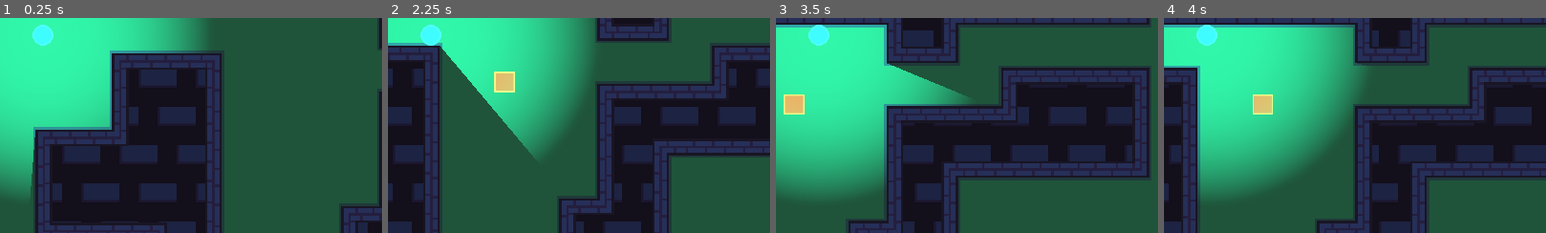
Above: before the commit, frames 1-4 (left to right).
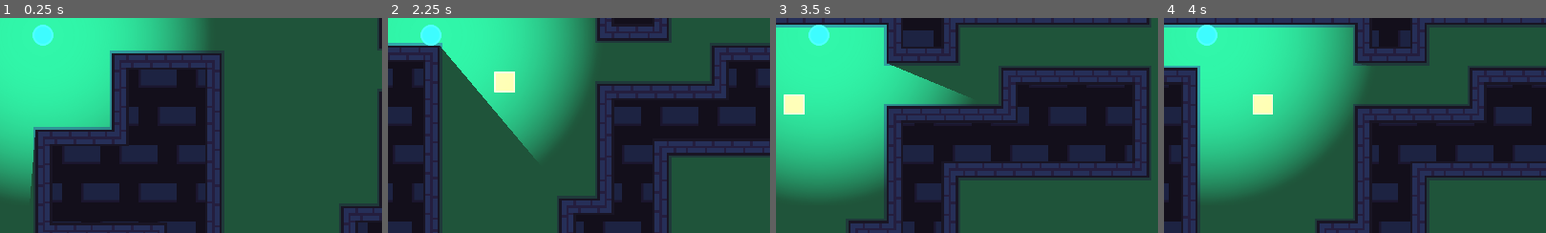
Above: after the commit, the same moments.

Repository: gdquest-demos/godot-mini-tuts-demos
Game: Godot game, scene res://Main.tscn
The game is run twice, just before and just after one commit, with the same random seed, the same clock (stepped at 60 frames per second) and the same inputs.
Inputs:
- Up to frame 1 (0.25 s): no input
- Up to frame 2 (2.25 s): tap Enter at 0.5 s; hold Right (ui_right) 0.53-1.28 s; hold Down (ui_down) 1.28-2.03 s; tap Space at 2 s; hold Right (ui_right) from 2.03 s (still down)
- Up to frame 3 (3.5 s): release Right (ui_right) at 2.78 s; hold Up (ui_up) from 2.78 s (still down)
- Up to frame 4 (4 s): tap Enter at 3.5 s; release Up (ui_up) at 3.53 s; hold Left (ui_left) from 3.53 s (still down)
The pictures show only the part of the screen within x 44-94%, y 46-96%; the shares and areas given below are measured in that part.

The runs differ from the first frame. In frame 1, less than 0.1% of the frame differs, in the area x 8-14%, y 3-13%; in frame 2, 0.6%, in the area x 8-34%, y 3-35%; in frame 3, 0.5%; in frame 4, 0.5%.

Commit message:
Update limited vision demo
Rename Assets folder
Simplify player code

Diff:
--- a/2d/limited-player-vision/Main.tscn
+++ b/2d/limited-player-vision/Main.tscn
@@ -1,9 +1,9 @@
 [gd_scene load_steps=38 format=2]
 
-[ext_resource path="res://Assets/top-down.png" type="Texture" id=1]
+[ext_resource path="res://Sprites/top-down.png" type="Texture" id=1]
 [ext_resource path="res://Player.tscn" type="PackedScene" id=2]
-[ext_resource path="res://Assets/enemy.png" type="Texture" id=3]
-[ext_resource path="res://Assets/background.png" type="Texture" id=4]
+[ext_resource path="res://Sprites/enemy.png" type="Texture" id=3]
+[ext_resource path="res://Sprites/background.png" type="Texture" id=4]
 
 [sub_resource type="OccluderPolygon2D" id=1]
 polygon = PoolVector2Array( 28, 64, 28, 28, 64, 28, 64, 0, 0, 0, 0, 64 )
--- a/2d/limited-player-vision/Player.gd
+++ b/2d/limited-player-vision/Player.gd
@@ -2,16 +2,14 @@
 
 export var speed := 300.0
 
-var direction := Vector2.ZERO
-
-var _velocity := Vector2.ZERO
 
 func _physics_process(delta) -> void:
-  update_direction()
-  _velocity = direction.normalized() * speed
-  _velocity = move_and_slide(_velocity)
+	var direction := calculate_move_direction()
+	move_and_slide(direction * speed)
 
 
-func update_direction() -> void:
-	direction.x = Input.get_action_strength("ui_right") - Input.get_action_strength("ui_left")
-	direction.y = Input.get_action_strength("ui_down") - Input.get_action_strength("ui_up")
+func calculate_move_direction() -> Vector2:
+	return Vector2(
+		Input.get_action_strength("ui_right") - Input.get_action_strength("ui_left"),
+		Input.get_action_strength("ui_down") - Input.get_action_strength("ui_up")
+	).normalized()
--- a/2d/limited-player-vision/Player.tscn
+++ b/2d/limited-player-vision/Player.tscn
@@ -1,7 +1,7 @@
 [gd_scene load_steps=5 format=2]
 
-[ext_resource path="res://Assets/player.png" type="Texture" id=1]
-[ext_resource path="res://Assets/LightSprite.png" type="Texture" id=2]
+[ext_resource path="res://Sprites/player.png" type="Texture" id=1]
+[ext_resource path="res://Sprites/LightSprite.png" type="Texture" id=2]
 [ext_resource path="res://Player.gd" type="Script" id=3]
 
 [sub_resource type="CircleShape2D" id=1]
@@ -16,12 +16,12 @@
 [node name="CollisionShape2D" type="CollisionShape2D" parent="."]
 shape = SubResource( 1 )
 
-[node name="Light2D" type="Light2D" parent="."]
+[node name="Light2DAdd" type="Light2D" parent="."]
 texture = ExtResource( 2 )
 color = Color( 0.298039, 1, 1, 1 )
 shadow_enabled = true
 
-[node name="Light2D2" type="Light2D" parent="."]
+[node name="Light2DMask" type="Light2D" parent="."]
 texture = ExtResource( 2 )
 mode = 3
 range_item_cull_mask = 2
Not shown, removed: 2d/limited-player-vision/Assets/background.png.import
Renamed: 2d/limited-player-vision/Assets/LightSprite.png -> 2d/limited-player-vision/Sprites/LightSprite.png
Not shown, changed: 2d/limited-player-vision/Sprites/LightSprite.png.import
Renamed: 2d/limited-player-vision/Assets/background.png -> 2d/limited-player-vision/Sprites/background.png
Not shown, changed: 2d/limited-player-vision/Sprites/background.png.import
Renamed: 2d/limited-player-vision/Assets/enemy.png -> 2d/limited-player-vision/Sprites/enemy.png
Not shown, changed: 2d/limited-player-vision/Sprites/enemy.png.import
Renamed: 2d/limited-player-vision/Assets/player.png -> 2d/limited-player-vision/Sprites/player.png
Renamed: 2d/limited-player-vision/Assets/top-down.png -> 2d/limited-player-vision/Sprites/top-down.png
Not shown, changed: 2d/limited-player-vision/Sprites/top-down.png.import
Not shown, removed: 2d/limited-player-vision/Assets/LightSprite.png~
